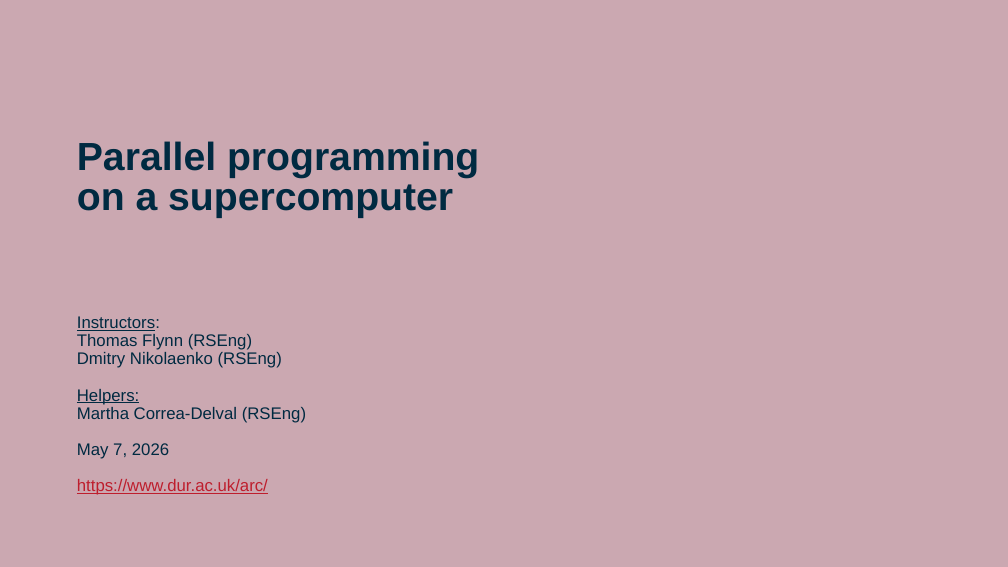
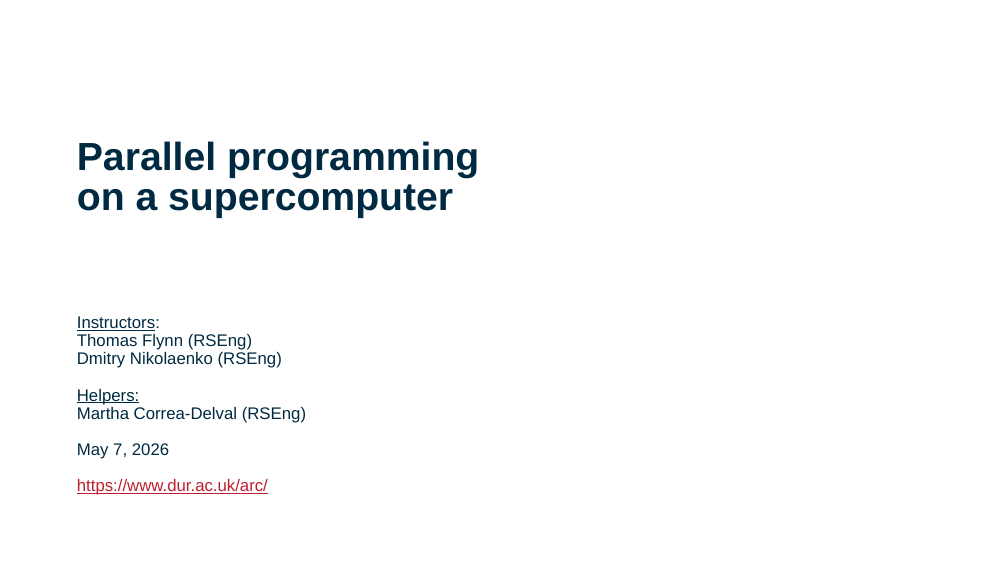
Before and after one commit to DurhamARC-Training/BasicParallelProgramming, a slide deck: slide 1 of OpenMPMPIShortCourse_Spring2026.odp. Drawn at 1008x567 pixels with LibreOffice and Linux fonts; fonts in the diff are those of the drawing; background and template pictures are left out. Boxes give left, top, right and bottom in pixels: in the first picture for what was removed or moved away, otherwise in the second. Text is boxed around its words. In the diff, an @@ line names an element or a change of style, - is before the commit and + after.

```diff
--- a/OpenMPMPIShortCourse_Spring2026.odp
+++ b/OpenMPMPIShortCourse_Spring2026.odp
@@ background #CBA8B1 to #FFFFFF @@
```
Also in this commit, not shown: 47 other slides changed, 12 slides added, 10 slides removed, 2 other files.
